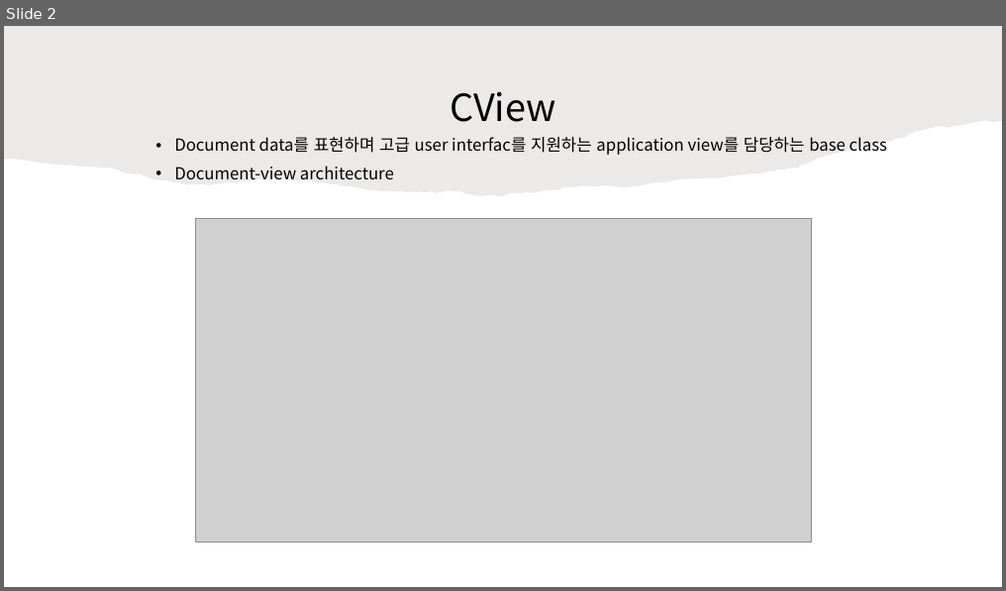
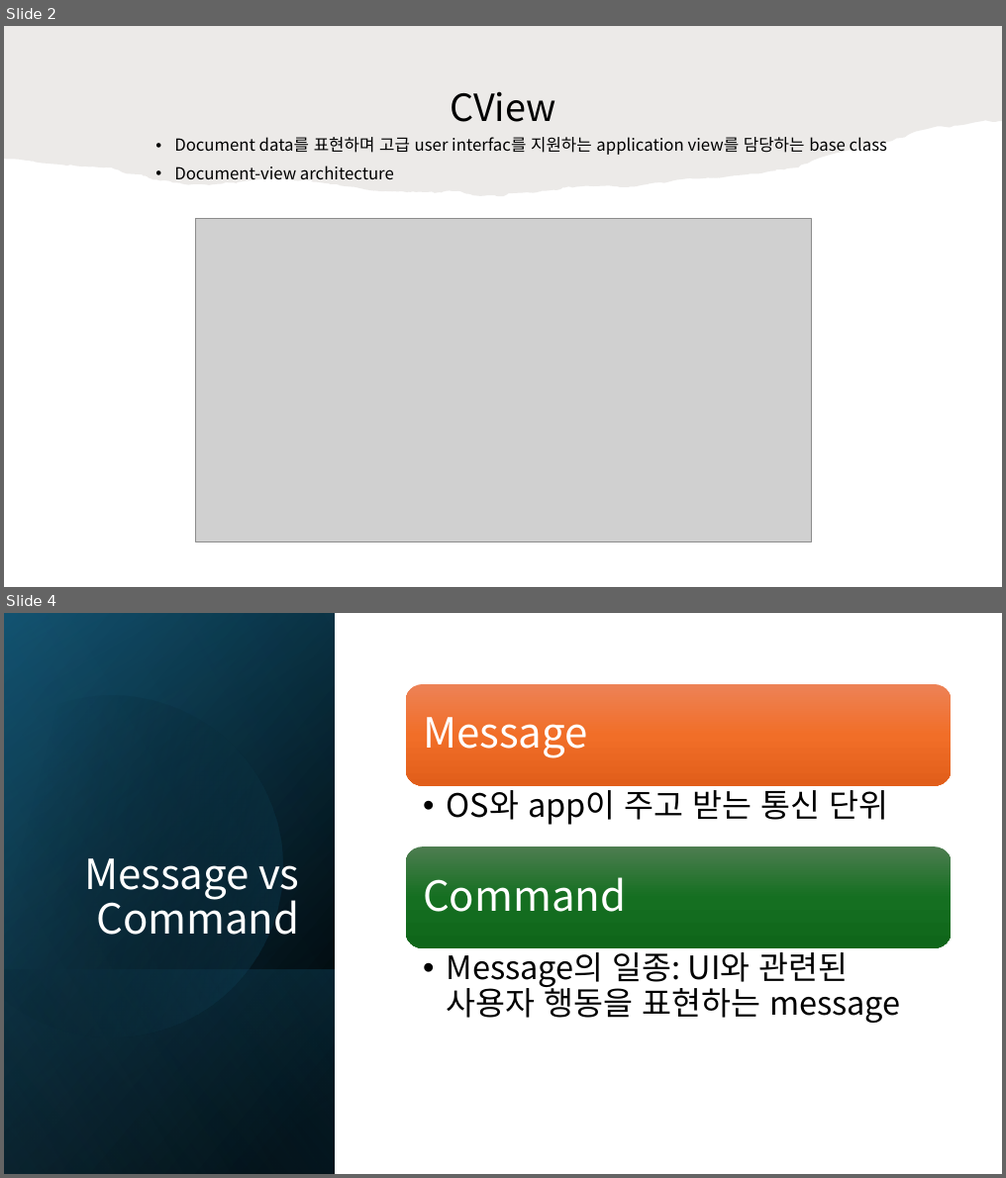
Before and after one commit to mokwongame/MFC_2025_2, a slide deck: MFC 문법.pptx. Shown one above the other, each under a label of ours: slide 2 before the commit, slides 2 and 4 after it; the slides between them are not shown. The pictures are 1006x591 and 1006x1178 pixels, drawn with LibreOffice and Linux fonts; fonts in the diff are those of the drawing; grey boxes stand for pictures. Boxes give left, top, right and bottom in pixels: in the first picture for what was removed or moved away, otherwise in the second. Text is boxed around its words. In the diff, an @@ line names an element or a change of style, - is before the commit and + after.

```diff
--- a/MFC 문법.pptx
+++ b/MFC 문법.pptx
@@ slide 4 added at [4,613,1002,1174], background #FFFFFF @@
@@ rectangle added at [4,613,335,1174], fill gradient #000000 to #104862 @@
@@ rectangle added at [4,614,335,1174], fill gradient #000000 to #156082 @@
@@ rectangle added at [4,613,335,1174], fill gradient #000000 to #46B1E1 @@
@@ freeform shape added at [4,655,324,1072], fill gradient #000000 to #156082 @@
@@ title added at [84,859,299,935], 40 pt, text #FFFFFF @@
+Message vs Command
@@ group added at [405,684,951,1023]: 4 texts, 2 rounded rectangles @@
+Message
+  • OS와 app이 주고 받는 통신 단위
+Command
+  • Message의 일종: UI와 관련된 사용자 행동을 표현하는 message
@@ rectangle added at [4,969,335,1174], fill gradient #156082 to #000000 @@
```
Also in this commit, not shown: 1 slide changed, 1 other file.
